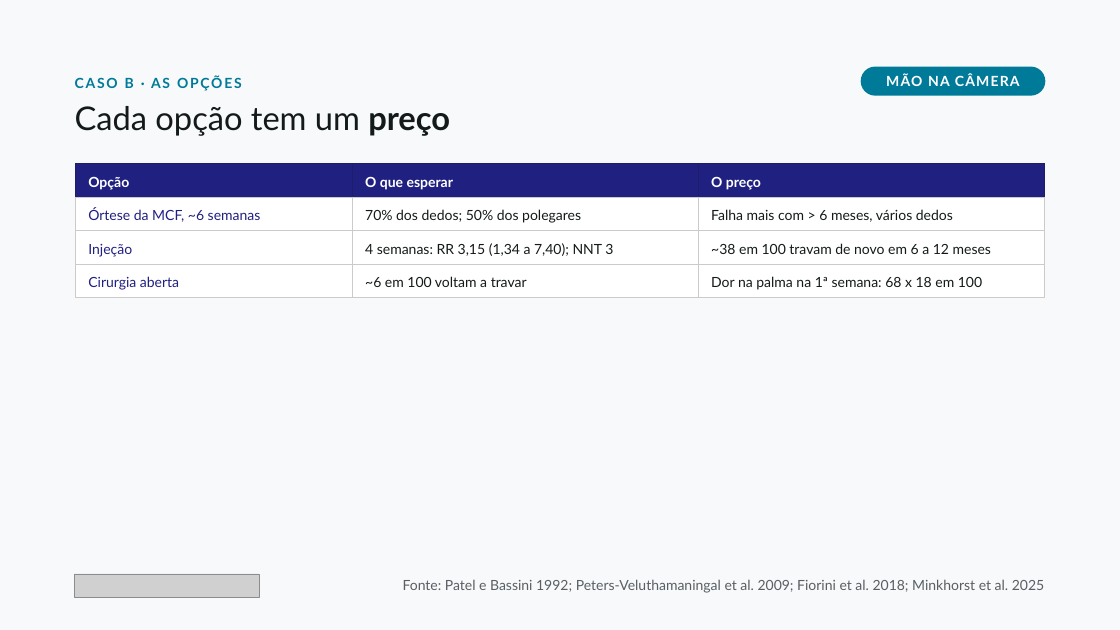
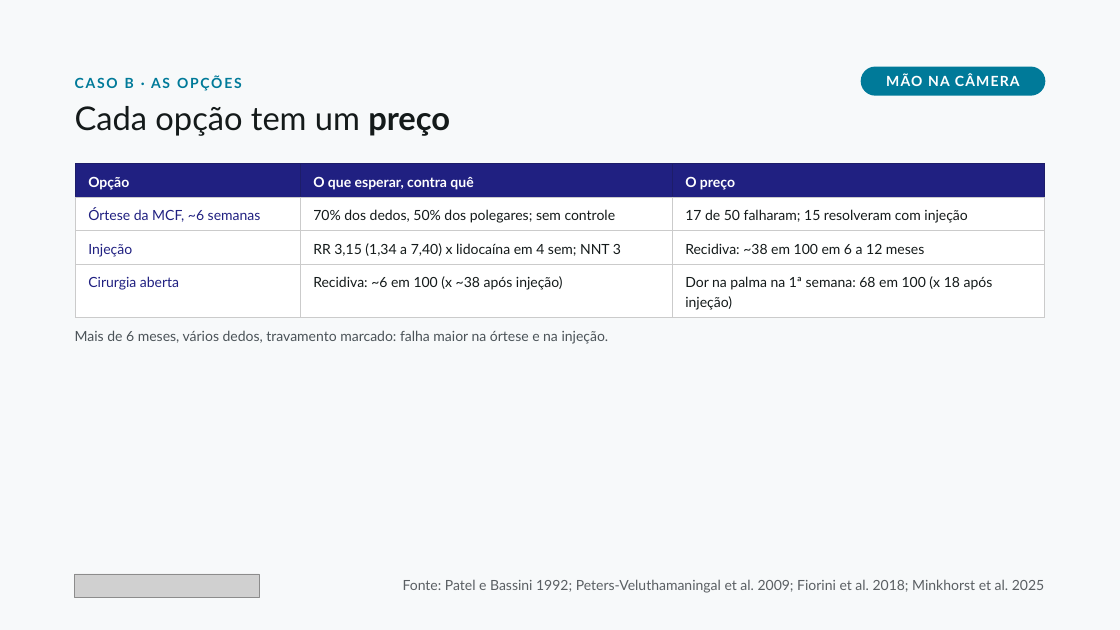
Before and after one commit to dossantosdanieel/illic, a slide deck: slide 17 of aulas/2026-11-cotovelo-medial-e-mao/04_aula/cotovelo-medial-e-mao.pptx. Drawn at 1120x630 pixels with LibreOffice and Linux fonts; fonts in the diff are those of the drawing; grey boxes stand for pictures. Boxes give left, top, right and bottom in pixels: in the first picture for what was removed or moved away, otherwise in the second. Text is boxed around its words. In the diff, an @@ line names an element or a change of style, - is before the commit and + after.

```diff
--- a/aulas/2026-11-cotovelo-medial-e-mao/04_aula/cotovelo-medial-e-mao.pptx
+++ b/aulas/2026-11-cotovelo-medial-e-mao/04_aula/cotovelo-medial-e-mao.pptx
@@ table at [76,164,1045,318] @@
-row 1, column 2: O que esperar
+row 1, column 2: O que esperar, contra quê
-row 2, column 2: 70% dos dedos; 50% dos polegares
+row 2, column 2: 70% dos dedos, 50% dos polegares; sem controle
-row 2, column 3: Falha mais com > 6 meses, vários dedos
+row 2, column 3: 17 de 50 falharam; 15 resolveram com injeção
-row 3, column 2: 4 semanas: RR 3,15 (1,34 a 7,40); NNT 3
+row 3, column 2: RR 3,15 (1,34 a 7,40) x lidocaína em 4 sem; NNT 3
-row 3, column 3: ~38 em 100 travam de novo em 6 a 12 meses
+row 3, column 3: Recidiva: ~38 em 100 em 6 a 12 meses
-row 4, column 2: ~6 em 100 voltam a travar
+row 4, column 2: Recidiva: ~6 em 100 (x ~38 após injeção)
-row 4, column 3: Dor na palma na 1ª semana: 68 x 18 em 100
+row 4, column 3: Dor na palma na 1ª semana: 68 em 100 (x 18 após injeção)
@@ text added at [75,330,609,344], 12 pt, text #4B5358 @@
+Mais de 6 meses, vários dedos, travamento marcado: falha maior na órtese e na injeção.
```
Also in this commit, not shown: 14 other slides changed, 9 other files.
